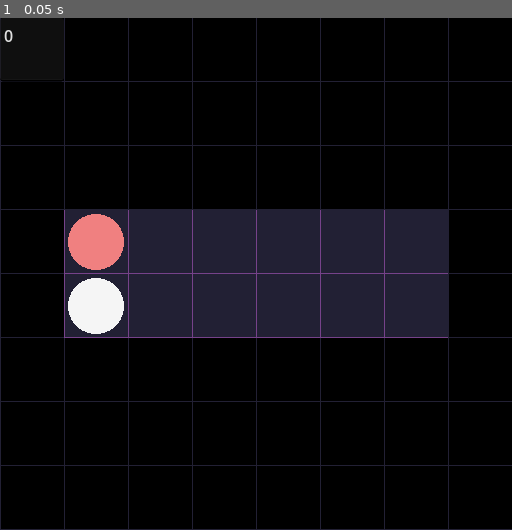
Above: before the commit, frame 1.
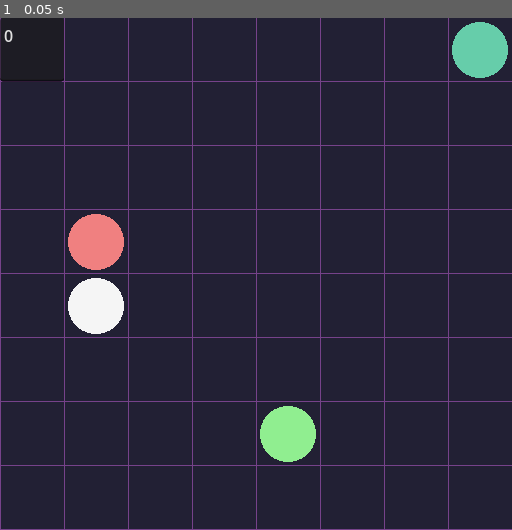
Above: after the commit, the same moment.

Repository: erraticandunplanned/Flow_Ltd
Game: Godot game, scene res://scenes/test_grid.tscn
Same seed, same stepped clock (60 frames per second), same inputs: the game is played once before the commit and once after it.
Inputs:
- Up to frame 1 (0.05 s): no input

The runs differ from the first frame. In frame 1, 80% of the frame differs, in the area x 0-100%, y 0-100%.

Commit message:
multi-node functionality

Diff:
--- a/project.godot
+++ b/project.godot
@@ -20,6 +20,8 @@
 
 window/size/viewport_width=512
 window/size/viewport_height=512
+window/stretch/mode="canvas_items"
+window/handheld/orientation=1
 
 [input]
 
--- a/scenes/draw_canvas.gd
+++ b/scenes/draw_canvas.gd
@@ -5,10 +5,14 @@
 var circles = []
 var flow_nodes = []
 
+var flow_dict = {}
+
 func _process(delta):
 	queue_redraw()
 
 func _draw():
+	if flow_dict == {}: return
+
 	for i in lines:
 		draw_line(i[0], i[1], i[2], 32, false)
 	for j in circles:
@@ -17,20 +21,27 @@
 		draw_circle(k[0], 28, k[1])
 
 func update_flow(d):
-	var flow_dict = d
+	flow_dict = d
 	flow_nodes.clear()
+	lines.clear()
+	circles.clear()
+
 	for k in flow_dict.keys():
 		var array = flow_dict.get(k)
+
+		## UPDATE THE "flow_nodes" ARRAY TO CONTAIN CURRENT POSITION AND COLOR OF ALL FLOW NODES
 		var value = array.back()
 		var newflow = [value, k]
 		flow_nodes.append(newflow)
 
-func call_remote_draw(s, e, c):
-	var newline = [s,e,c]
-	var newcircle = [s,c]
-	lines.append(newline)
-	circles.append(newcircle)
+		## UPDATE THE "lines" ARRAY TO CONTAIN ALL LINES
+		var last = Vector2.ZERO
+		for i in array:
+			if last != Vector2.ZERO:
+				var newline = [last,i,k]
+				lines.append(newline)
+			last = i
 
-func remove_previous():
-	lines.remove_at(lines.size()-1)
-	circles.remove_at(circles.size()-1)
+			## UPDATE THE "circles" ARRAY TO CONTAIN ALL CORNERS
+			var newcircle = [i,k]
+			circles.append(newcircle)
--- a/scripts/test_grid.gd
+++ b/scripts/test_grid.gd
@@ -2,7 +2,6 @@
 
 @onready var gridtile = preload("res://textures/grid.png")
 @onready var gridtile_black = preload("res://textures/grid_blank.png")
-@onready var circle = preload("res://textures/basic_dot.png")
 @onready var gridcontainer = $grid_container
 @onready var flowcontainer = $flow_container
 @onready var obstaclecontainer = $obstacle_container
@@ -17,10 +16,13 @@
 var current_flow_node : Node
 var current_flow_color : Color
 
+signal clock_update(time)
+
 var flow_dict = {
 	Color.WHITE_SMOKE: [Vector2(96,288)],
 	Color.LIGHT_CORAL: [Vector2(96,224)],
-	#Color.MEDIUM_AQUAMARINE: []
+	Color.MEDIUM_AQUAMARINE: [Vector2(480,32)],
+	Color.LIGHT_GREEN: [Vector2(288,416)]
 }
 
 func _ready():
@@ -30,12 +32,13 @@
 			var newtile = Sprite2D.new()
 
 			## "FLOWABLE" TILES PLACED AS GRID, NON-"FLOWABLE" TILES PLACED AS OBSTACLES
-			if i > 0 and i < 7 and j > 2 and j < 5:
+			#if i > 0 and i < 7 and j > 2 and j < 5:
+			if true:
 				gridcontainer.add_child(newtile)
 				newtile.texture = gridtile
-			else:
-				obstaclecontainer.add_child(newtile)
-				newtile.texture = gridtile_black
+			#else:
+			#	obstaclecontainer.add_child(newtile)
+			#	newtile.texture = gridtile_black
 
 			newtile.name = str(i) + "," + str(j)
 			newtile.global_position = Vector2(i * 64 + 32, j * 64 + 32)
@@ -70,10 +73,13 @@
 	var mousepos = get_global_mouse_position()
 	cursor_snap.global_position = Vector2(clamp(floor(mousepos.x / 64) * 64 + 32, 32, MAPSIZE.x - 32), clamp(floor(mousepos.y / 64) * 64 + 32, 32, MAPSIZE.y - 32))
 
+	## THE REST OF THIS FUNCTION ONLY CALLS IF THE MOUSE IS HOLDING A FLOW CIRCLE
 	if current_flow_node != null:
 
 		## SET "CURSOR_CLOCK" TO ONLY VALID TILES
 		var is_valid = true
+
+		## GOING BACKWARDS 1 TILE IS A VALID TILE
 		if flow_dict.get(current_flow_color).has(cursor_snap.global_position):
 			var reverse_flow : Array
 			reverse_flow.append_array(flow_dict.get(current_flow_color))
@@ -81,11 +87,19 @@
 			if reverse_flow.size() > 1:
 				if reverse_flow[1] == cursor_snap.global_position:
 					flow_dict.get(current_flow_color).remove_at(flow_dict.get(current_flow_color).size()-1)
-					canvas.remove_previous()
 					is_valid = true
 				else: is_valid = false
 			else:
 				is_valid = false
+
+		## ENTERING ANOTHER FLOW LINE IS NOT A VALID TILE
+		else:
+			for k in flow_dict.keys():
+				var array = flow_dict.get(k)
+				for i in array:
+					if cursor_snap.global_position == i: is_valid = false
+
+		## ENTERING AN "OBSTACLE" IS NOT A VALID TILE
 		for i in obstaclecontainer.get_children():
 			if i.global_position == cursor_snap.global_position: is_valid = false
 
@@ -97,14 +111,10 @@
 			## UPDATE FLOW POSITION AND DRAW LINES
 			current_flow_node.global_position = cursor_clock.global_position
 			flow_dict.get(current_flow_color).append(current_flow_node.global_position)
-			var reverse_flow : Array
-			reverse_flow.append_array(flow_dict.get(current_flow_color))
-			reverse_flow.reverse()
-			canvas.call_remote_draw(reverse_flow[1], reverse_flow[0], current_flow_color)
 			canvas.update_flow(flow_dict)
-			#canvas.update_flow(reverse_flow[0], current_flow_color)
 
 			## ADVANCE CLOCK
 			time += 1
 			var text = str(time)
 			clock.text = text
+			emit_signal("clock_update", time)
